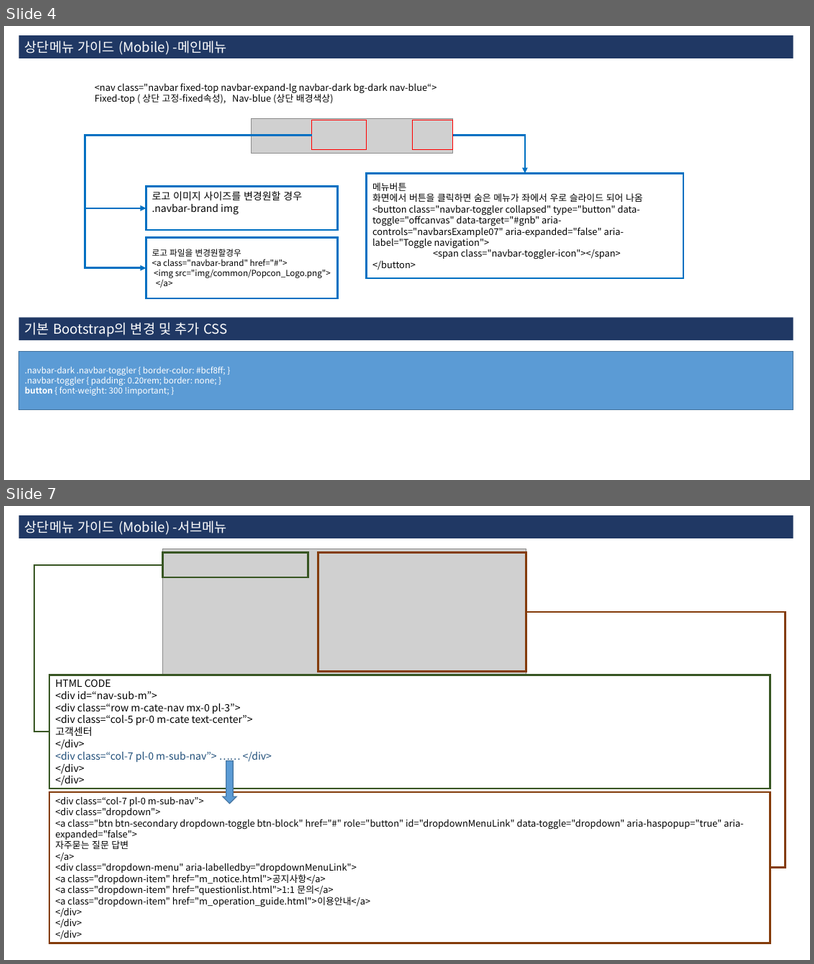
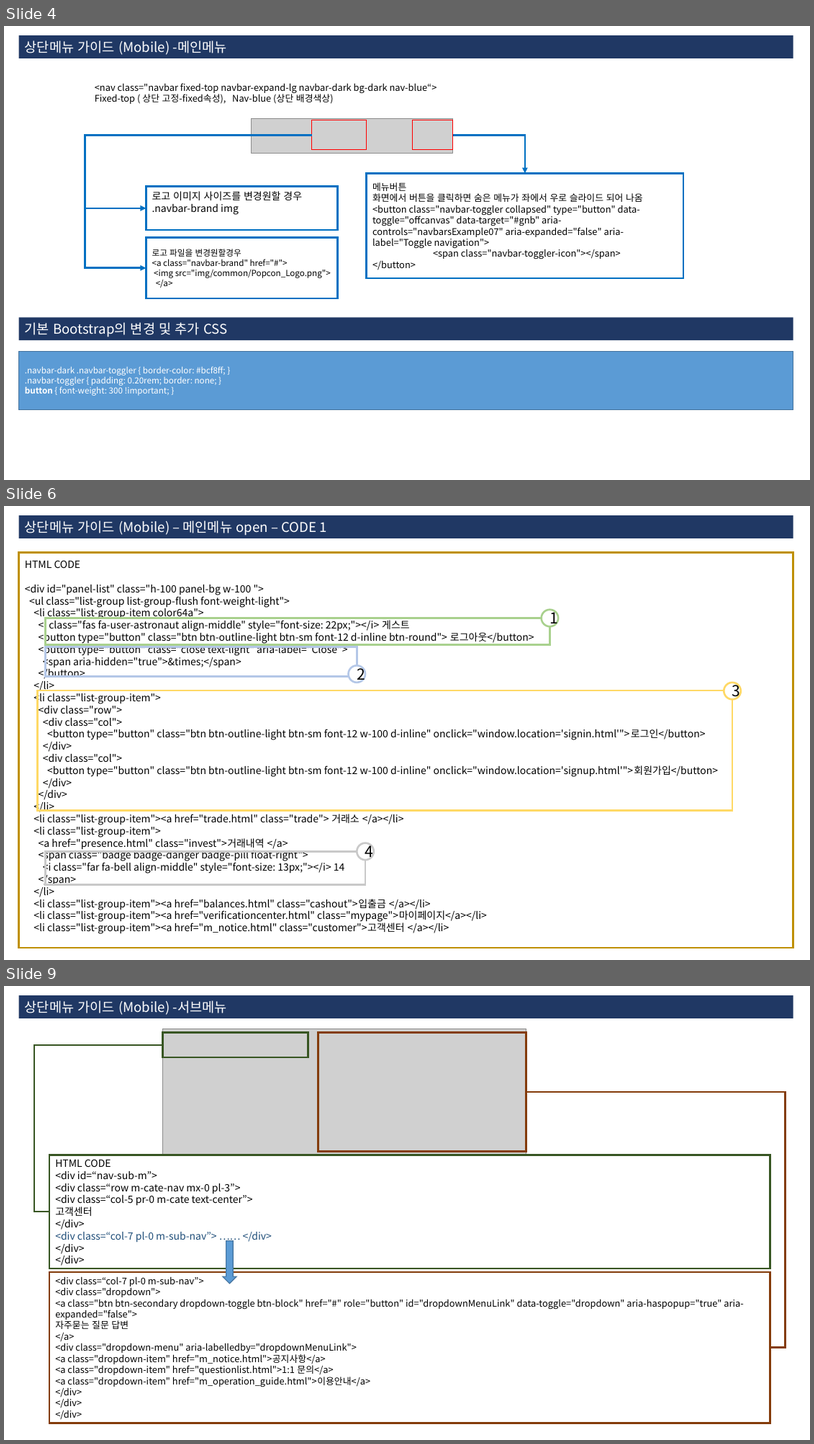
Before and after one commit to 3dwebart/html-publish, a slide deck: web/data/guide.pptx. Shown one above the other, each under a label of ours: slides 4 and 7 before the commit, slides 4, 6 and 9 after it; the slides between them are not shown. The pictures are 814x964 and 814x1444 pixels, drawn with LibreOffice and Linux fonts; fonts in the diff are those of the drawing; grey boxes stand for pictures. Boxes give left, top, right and bottom in pixels: in the first picture for what was removed or moved away, otherwise in the second. Text is boxed around its words. In the diff, an @@ line names an element or a change of style, - is before the commit and + after.

```diff
--- a/web/data/guide.pptx
+++ b/web/data/guide.pptx
@@ slide 6 added at (x1=4, y1=506, x2=810, y2=960), background #FFFFFF @@
@@ rectangle added at (x1=19, y1=515, x2=794, y2=538), fill #203864, 16 pt, text #FFFFFF @@
+상단메뉴 가이드 (Mobile) – 메인메뉴 open – CODE 1
@@ rectangle added at (x1=19, y1=553, x2=794, y2=947), fill #FFFFFF, outline #BF9000 2.25 pt, 12 pt, text #000000 @@
+HTML CODE
+<div id="panel-list" class="h-100 panel-bg w-100 ">
+<ul class="list-group list-group-flush font-weight-light">
+<li class="list-group-item color64a">
+<i class="fas fa-user-astronaut align-middle" style="font-size: 22px;"></i> 게스트
+<button type="button" class="btn btn-outline-light btn-sm font-12 d-inline btn-round"> 로그아웃</button>
+<button type="button" class="close text-light" aria-label="Close">
+<span aria-hidden="true">&times;</span>
+</button>
+</li>
+<li class="list-group-item">
+<div class="row">
+<div class="col">
+<button type="button" class="btn btn-outline-light btn-sm font-12 w-100 d-inline" onclick="window.location='signin.html'">로그인</button>
+</div>
+<div class="col">
+<button type="button" class="btn btn-outline-light btn-sm font-12 w-100 d-inline" onclick="window.location='signup.html'">회원가입</button>
+</div>
+</div>
+</li>
+<li class="list-group-item"><a href="trade.html" class="trade"> 거래소 </a></li>
+<li class="list-group-item">
+<a href="presence.html" class="invest">거래내역 </a>
+<span class="badge badge-danger badge-pill float-right">
+<i class="far fa-bell align-middle" style="font-size: 13px;"></i> 14
+</span>
+</li>
+<li class="list-group-item"><a href="balances.html" class="cashout">입출금 </a></li>
+<li class="list-group-item"><a href="verificationcenter.html" class="mypage">마이페이지</a></li>
+<li class="list-group-item"><a href="m_notice.html" class="customer">고객센터 </a></li>
@@ ellipse added at (x1=542, y1=610, x2=558, y2=626), fill #FFFFFF, outline #A9D18E 2.25 pt, 18 pt, text #000000 @@
+1
@@ rectangle added at (x1=45, y1=618, x2=550, y2=644), outline #A9D18E 2.25 pt @@
@@ rectangle added at (x1=45, y1=647, x2=357, y2=677), outline #B4C7E7 2.25 pt @@
@@ ellipse added at (x1=349, y1=666, x2=365, y2=682), fill #FFFFFF, outline #B4C7E7 2.25 pt, 18 pt, text #000000 @@
+2
@@ rectangle added at (x1=38, y1=690, x2=733, y2=811), outline #FFD966 2.25 pt @@
@@ ellipse added at (x1=725, y1=682, x2=741, y2=700), fill #FFFFFF, outline #FFD966 2.25 pt, 18 pt, text #000000 @@
+3
@@ ellipse added at (x1=358, y1=843, x2=374, y2=860), fill #FFFFFF, outline #C9C9C9 2.25 pt, 18 pt, text #000000 @@
+4
@@ rectangle added at (x1=45, y1=852, x2=365, y2=885), outline #C9C9C9 2.25 pt @@
@@ what was slide 7 is now slide 9 @@
```
Also in this commit, not shown: 8 slides changed, 10 other slides added, 3 other files.
